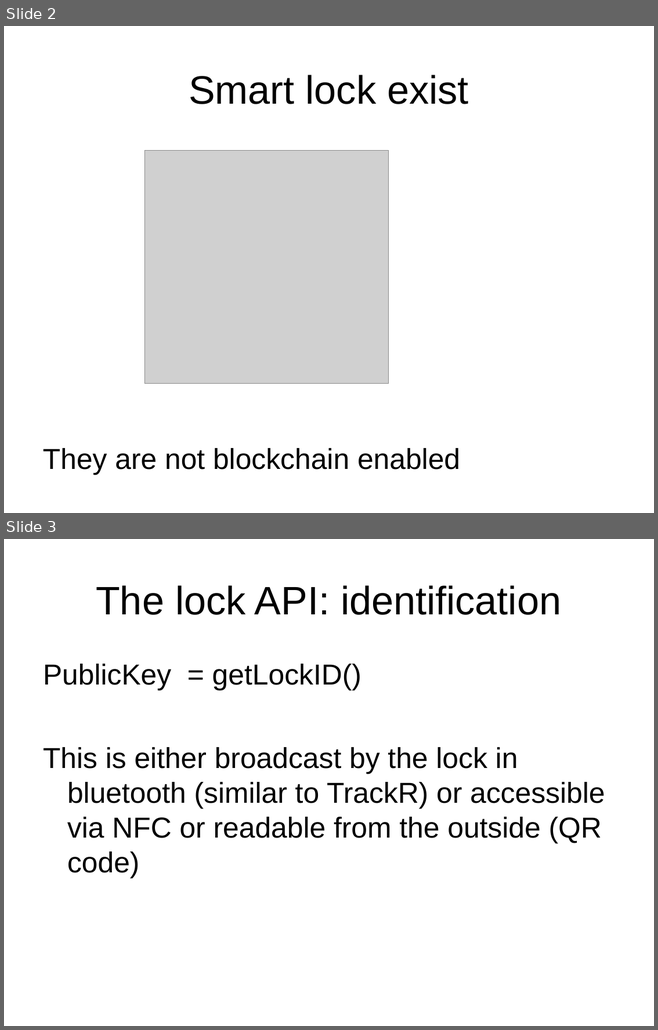
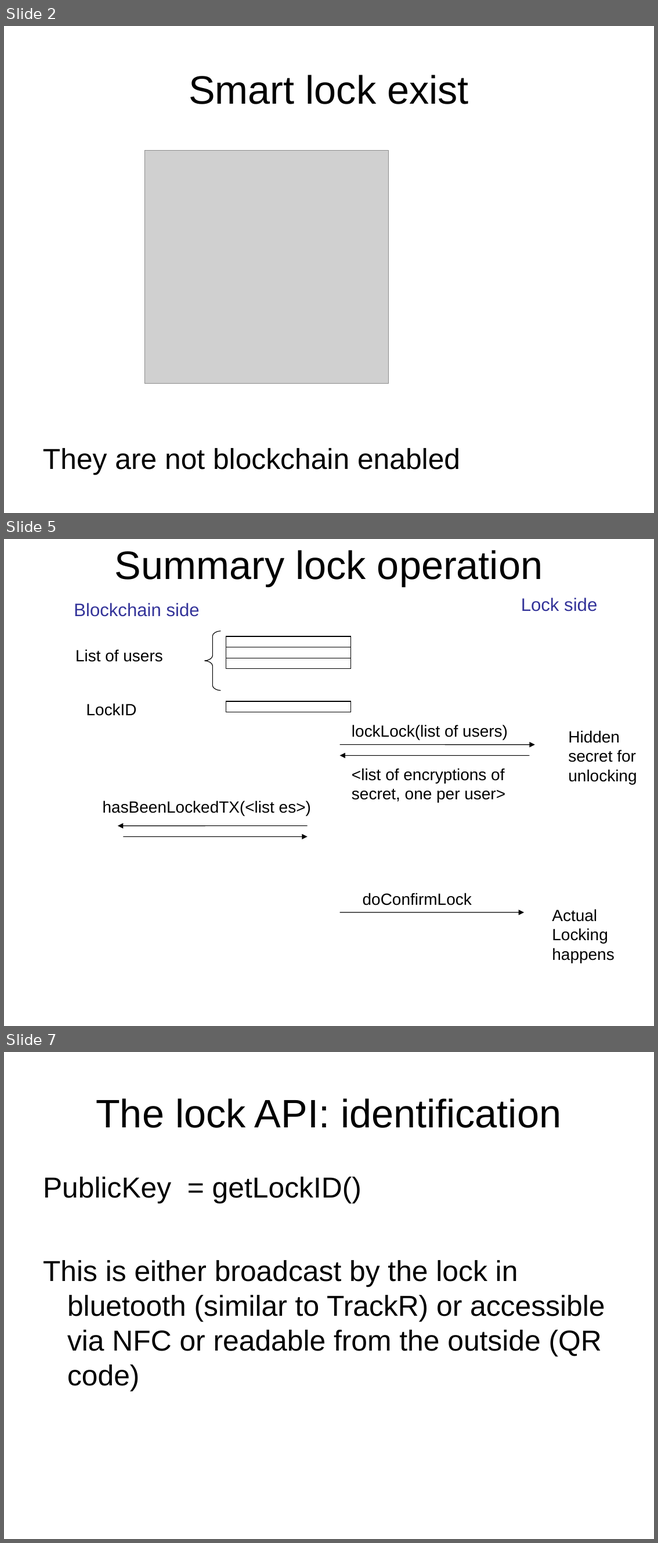
Before and after one commit to blockTeamhackathon/documents, a slide deck: B’Lock.ppt. Shown one above the other, each under a label of ours: slides 2 and 3 before the commit, slides 2, 5 and 7 after it; the slides between them are not shown. The pictures are 658x1030 and 658x1543 pixels, drawn with LibreOffice and Linux fonts; fonts in the diff are those of the drawing; grey boxes stand for pictures. Boxes give left, top, right and bottom in pixels: in the first picture for what was removed or moved away, otherwise in the second. Text is boxed around its words. In the diff, an @@ line names an element or a change of style, - is before the commit and + after.

```diff
--- a/B’Lock.ppt
+++ b/B’Lock.ppt
@@ slide 5 added at [4,539,654,1026], background #FFFFFF @@
@@ title added at [115,550,542,586], 44 pt, text #000000 @@
+Summary lock operation
@@ text added at [74,603,199,617], 20 pt, text #333399 @@
+Blockchain side
@@ text added at [521,598,597,611], 20 pt, text #333399 @@
+Lock side
@@ group added at [204,631,351,691]: 3 rectangles, 1 freeform shape @@
@@ text added at [75,649,162,662], 18 pt, text #000000 @@
+List of users
@@ text added at [86,703,137,716], 18 pt, text #000000 @@
+LockID
@@ rectangle added at [226,701,351,712], outline #000000 0.74 pt @@
@@ text added at [351,725,507,740], 18 pt, text #000000 @@
+lockLock(list of users)
@@ arrow added from (340, 745) to (535, 745), #000000 0.74 pt @@
@@ text added at [568,730,636,784], 18 pt, text #000000 @@
+Hidden secret for unlocking
@@ arrow added from (529, 755) to (340, 755), #000000 0.74 pt @@
@@ text added at [351,768,505,803], 18 pt, text #000000 @@
+<list of encryptions of secret, one per user>
@@ text added at [103,801,311,816], 18 pt, text #000000 @@
+hasBeenLockedTX(<list es>)
@@ arrow added from (307, 826) to (118, 826), #000000 0.74 pt @@
@@ arrow added from (123, 837) to (307, 837), #000000 0.74 pt @@
@@ text added at [362,893,471,906], 18 pt, text #000000 @@
+doConfirmLock
@@ arrow added from (340, 913) to (524, 913), #000000 0.74 pt @@
@@ text added at [552,909,614,963], 18 pt, text #000000 @@
+Actual Locking happens
@@ what was slide 3 is now slide 7 @@
```
Also in this commit, not shown: 6 slides changed, 3 other slides added.
